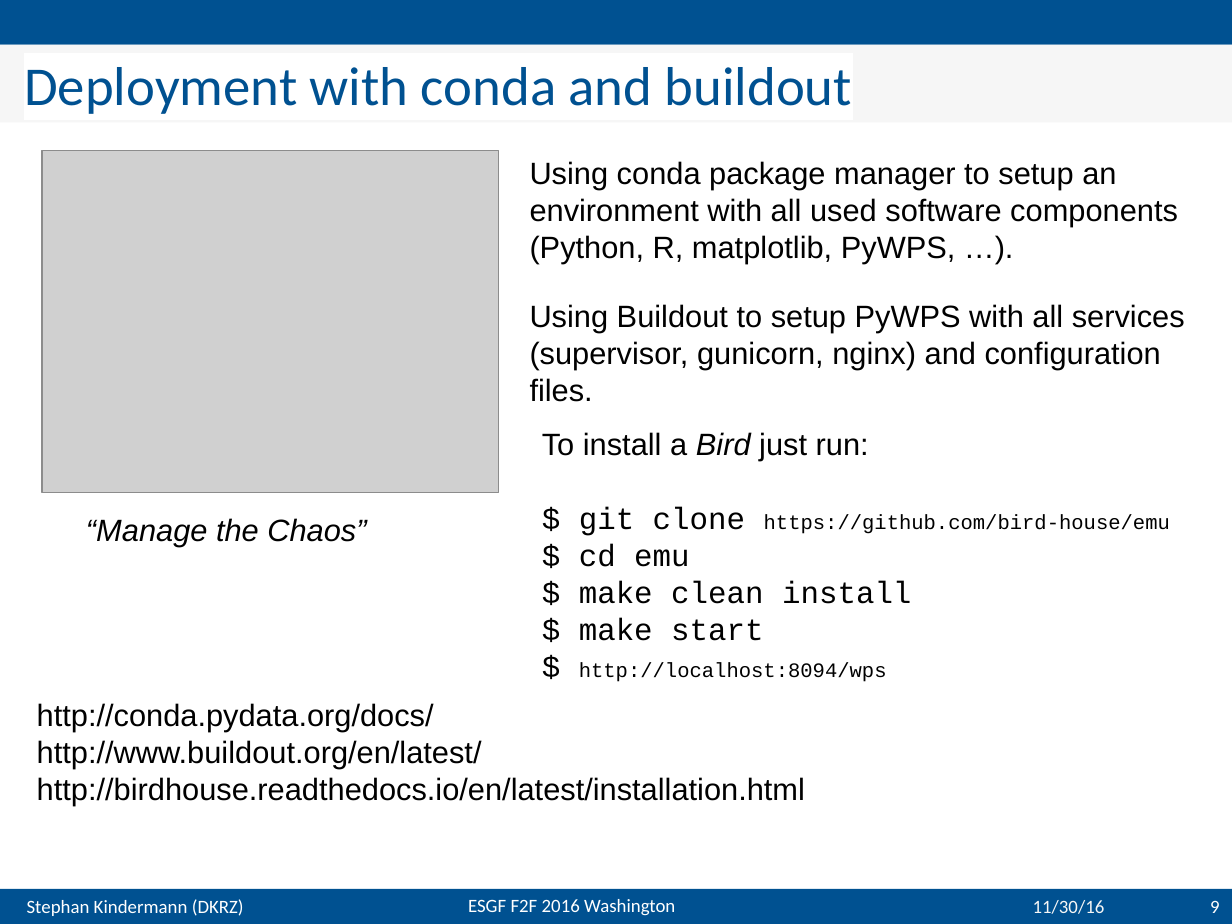
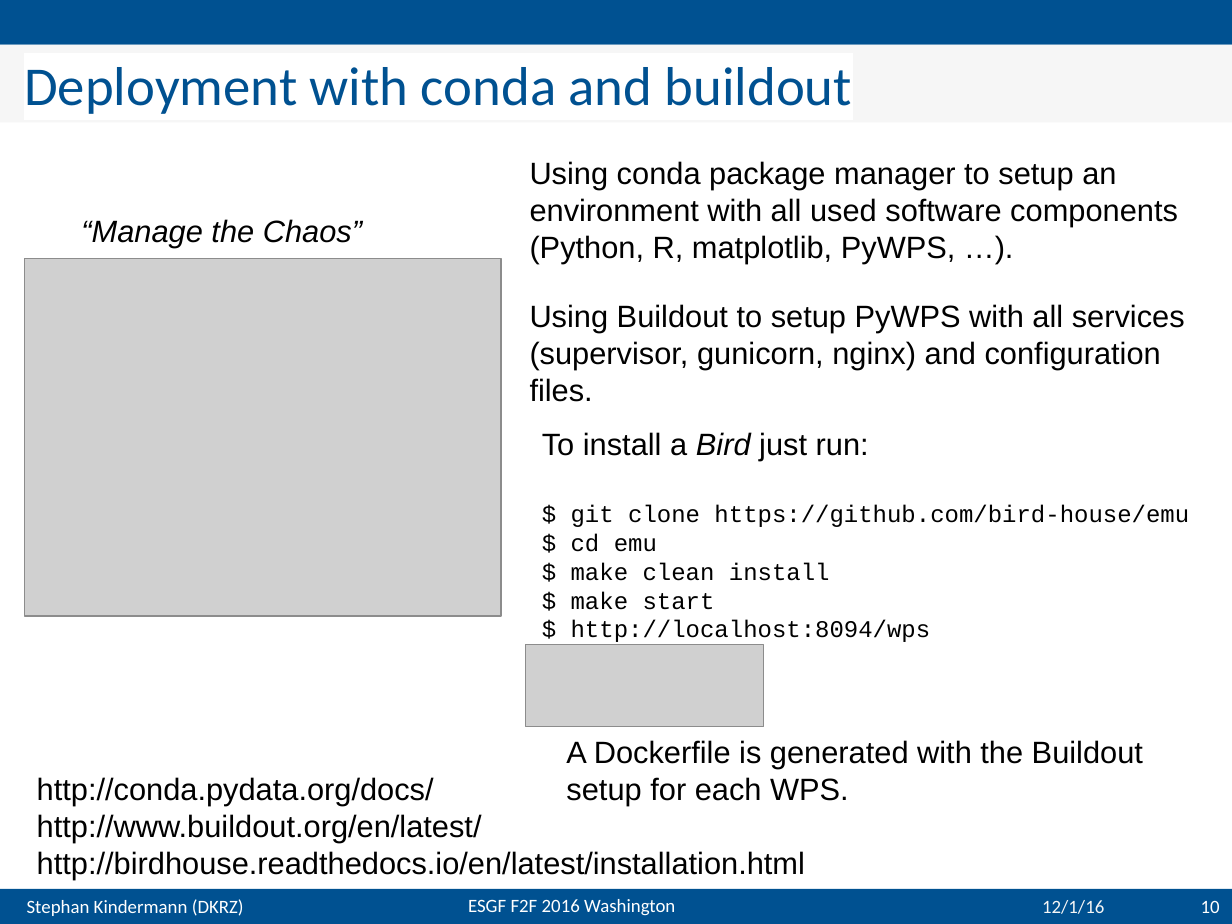
Before and after one commit to bird-house/birdhouse-docs, a slide deck: slide 10 of slides/birdhouse-esgf-f2f-2016/birdhouse-esgf-f2f-2016_dkrz.odp (slide 9 before the commit). Drawn at 1232x924 pixels with LibreOffice and Linux fonts; fonts in the diff are those of the drawing; grey boxes stand for pictures; background and template pictures are left out. Boxes give left, top, right and bottom in pixels: in the first picture for what was removed or moved away, otherwise in the second. Text is boxed around its words. In the diff, an @@ line names an element or a change of style, - is before the commit and + after.

```diff
--- a/slides/birdhouse-esgf-f2f-2016/birdhouse-esgf-f2f-2016_dkrz.odp
+++ b/slides/birdhouse-esgf-f2f-2016/birdhouse-esgf-f2f-2016_dkrz.odp
@@ text "“Manage the Chaos”": place and size @@
-text "“Manage the Chaos”" at (86, 518, 366, 547)
+text "“Manage the Chaos”" at (81, 219, 362, 247)
@@ picture: place and size @@
-picture at (42, 150, 499, 493)
+picture at (25, 259, 501, 616)
@@ text at (571, 505, 1189, 645): size 18 to 14 pt in "$ git clone", "$ cd emu", "$ make clean install", "$ make start" and 1 more places; size 12 to 14 pt in "https://github.com/bird-house/emu", "http://localhost:8094/wps" @@
@@ picture added at (526, 644, 764, 727) @@
@@ text added at (566, 740, 1143, 806), 18 pt, text #000000 @@
+A Dockerfile is generated with the Buildout setup for each WPS.
@@ text "http://conda.pydata.org/docs/": place and size @@
-text "http://conda.pydata.org/docs/" at (37, 703, 805, 806)
+text "http://conda.pydata.org/docs/" at (37, 777, 805, 880)
@@ text at (1042, 900, 1104, 914): text changed @@
-11/30/16
+12/1/16
@@ page number at (1201, 900, 1220, 913): text changed @@
-9
+10
```
Also in this commit, not shown: 19 other slides changed, 2 slides added, 1 slide removed.
